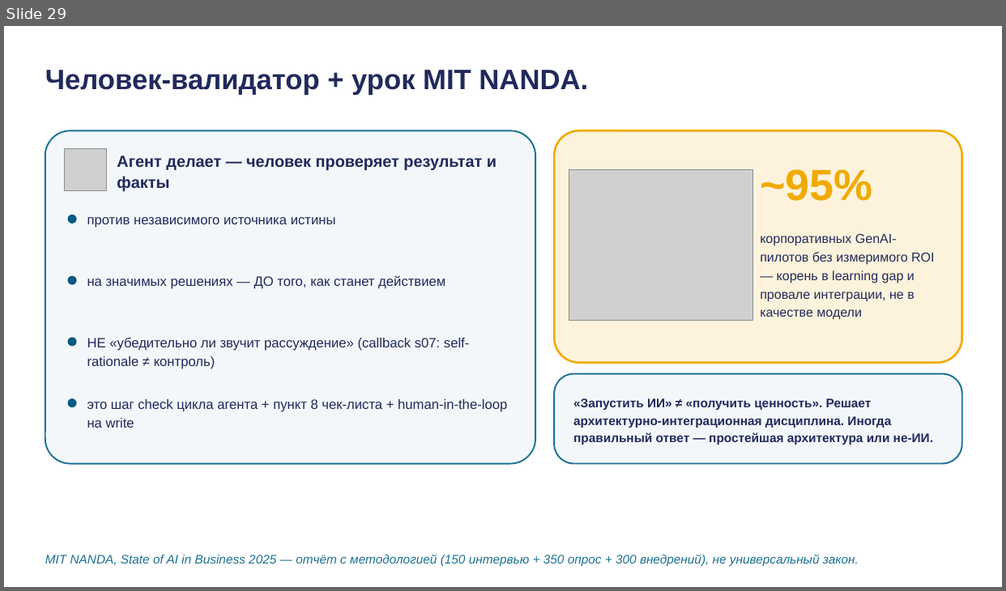
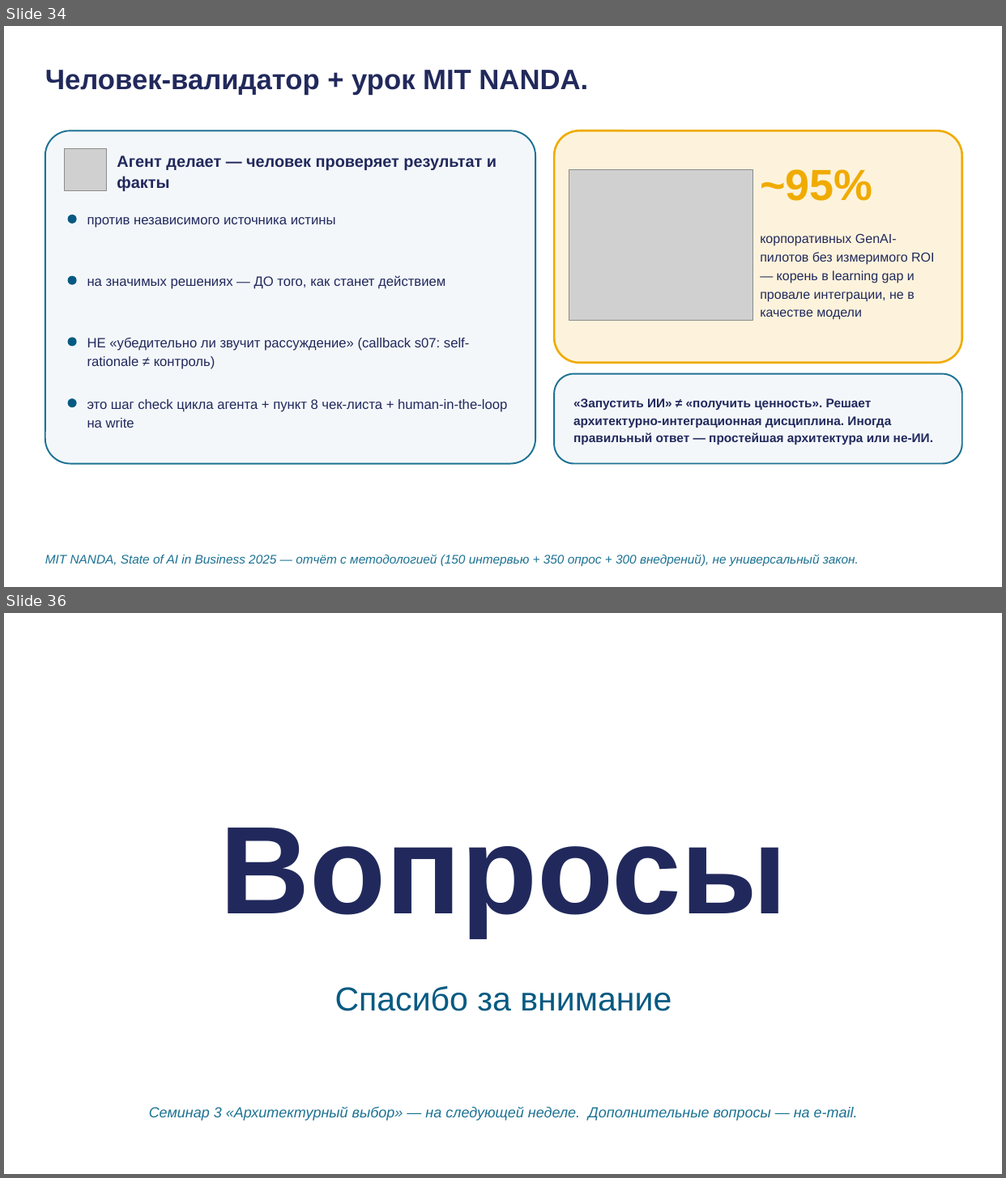
Before and after one commit to tellina-study/AI-usage-lessons, a slide deck: library/lectures/lec-03/rendered/lec-03.pptx. Shown one above the other, each under a label of ours: slide 29 before the commit, slides 34 and 36 after it; the slides between them are not shown. The pictures are 1006x591 and 1006x1178 pixels, drawn with LibreOffice and Linux fonts; fonts in the diff are those of the drawing; grey boxes stand for pictures. Boxes give left, top, right and bottom in pixels: in the first picture for what was removed or moved away, otherwise in the second. Text is boxed around its words. In the diff, an @@ line names an element or a change of style, - is before the commit and + after.

```diff
--- a/library/lectures/lec-03/rendered/lec-03.pptx
+++ b/library/lectures/lec-03/rendered/lec-03.pptx
@@ slide 36 added at (4,613,1002,1174), background #FFFFFF @@
@@ text added at (219,828,787,936), 120 pt, text #21295C, bold @@
+Вопросы
@@ text added at (335,986,671,1012), 32 pt, text #065A82 @@
+Спасибо за внимание
@@ text added at (149,1107,858,1121), 14 pt, text #1C7293, italic @@
+Семинар 3 «Архитектурный выбор» — на следующей неделе. Дополнительные вопросы — на e-mail.
@@ what was slide 29 is now slide 34 @@
```
Also in this commit, not shown: 1 slide changed, 5 other slides added, 30 other files.
